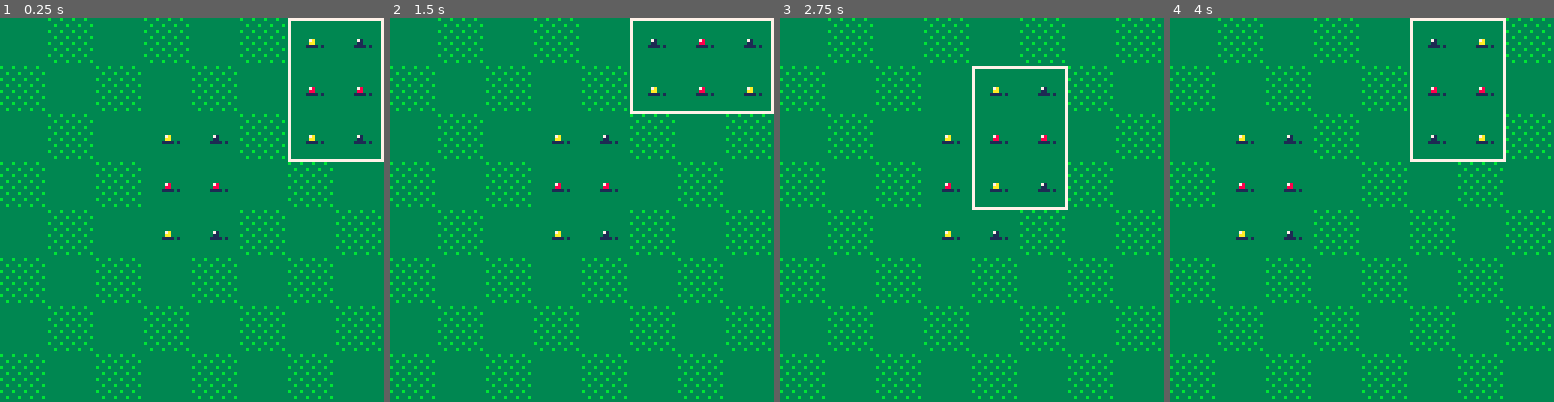
Above: before the commit, frames 1-4 (left to right).
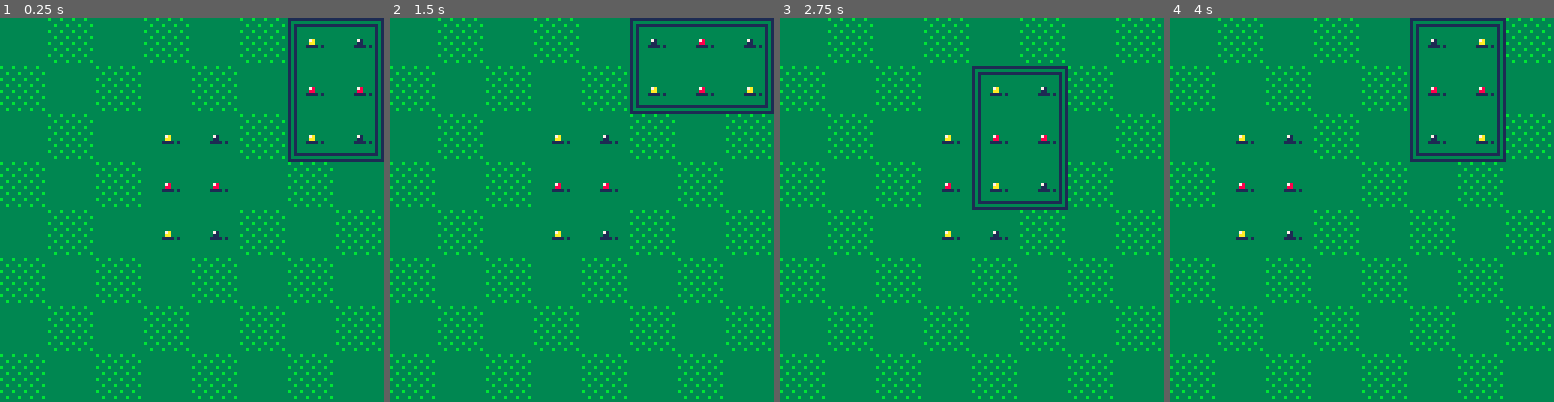
Above: after the commit, the same moments.

Repository: shen-sat/orchard
Game: PICO-8 cartridge game.p8
Same seed, same stepped clock (60 frames per second), same inputs: the game is played once before the commit and once after it.
Inputs:
- Up to frame 1 (0.25 s): no input
- Up to frame 2 (1.5 s): tap O (Z key) at 0.33, 0.7, 1.43 s; tap X (X key) at 1.07 s
- Up to frame 3 (2.75 s): hold Left 1.97-2.37 s; tap X (X key) at 2.07, 2.4, 2.73 s; tap O (Z key) at 2.22 s; hold Down from 2.42 s (still down)
- Up to frame 4 (4 s): release Down at 2.82 s; hold Right 2.87-3.53 s; tap X (X key) at 3.07, 3.4, 3.73 s; tap O (Z key) at 3.1, 3.98 s; hold Up from 3.58 s (still down)

The runs differ from the first frame. In frame 1, 1.8% of the frame differs, in the area x 75-100%, y 0-38%; in frame 2, 1.8%; in frame 3, 1.8%; in frame 4, 1.8%.

Commit message:
Add inner and outer card borders

Diff:
--- a/selected_card.lua
+++ b/selected_card.lua
@@ -3,7 +3,7 @@
   height = 3 * tile_size,
   x0 = first_card_place_x,
   y0 = first_card_place_y,
-  col = 7,
+  border_color = 1,
   card_number = 1,
   deal_x0 = function()
     return (cam.x0 + 128 - 32)
@@ -170,6 +170,7 @@
     end
   end,
   draw_border = function(self)
-    rect(self.x0,self.y0,self:x1(),self:y1(),self.col)
+    rect(self.x0,self.y0, self:x1(), self:y1(), self.border_color)
+    rect(self.x0 + 2,self.y0 + 2, self:x1() - 2, self:y1() - 2, self.border_color)
   end
 }
Not shown, changed: TODO.txt
